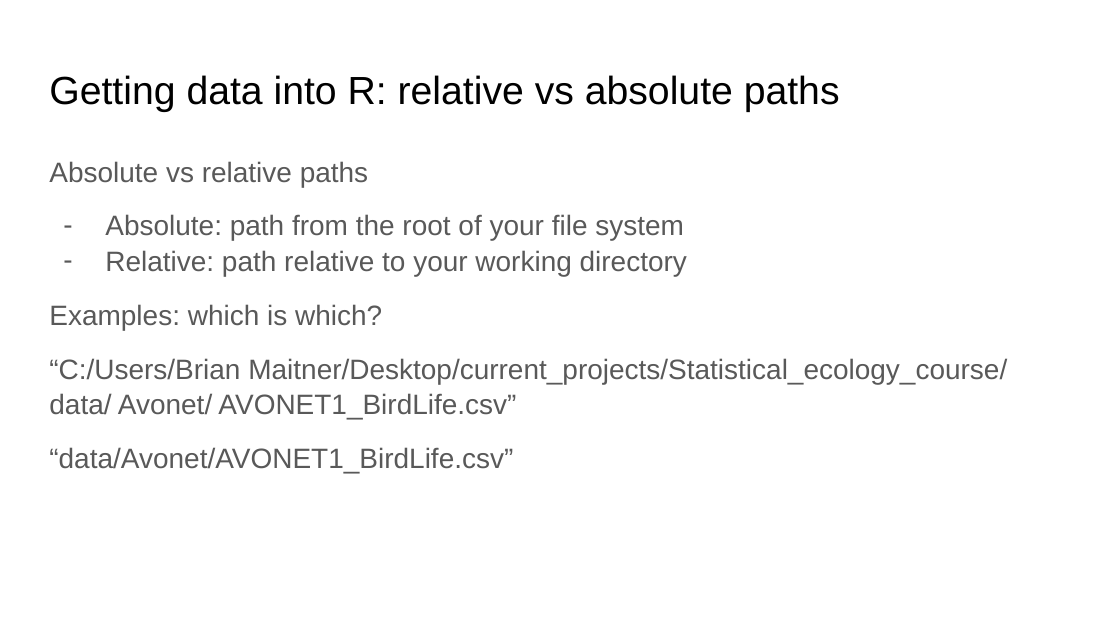
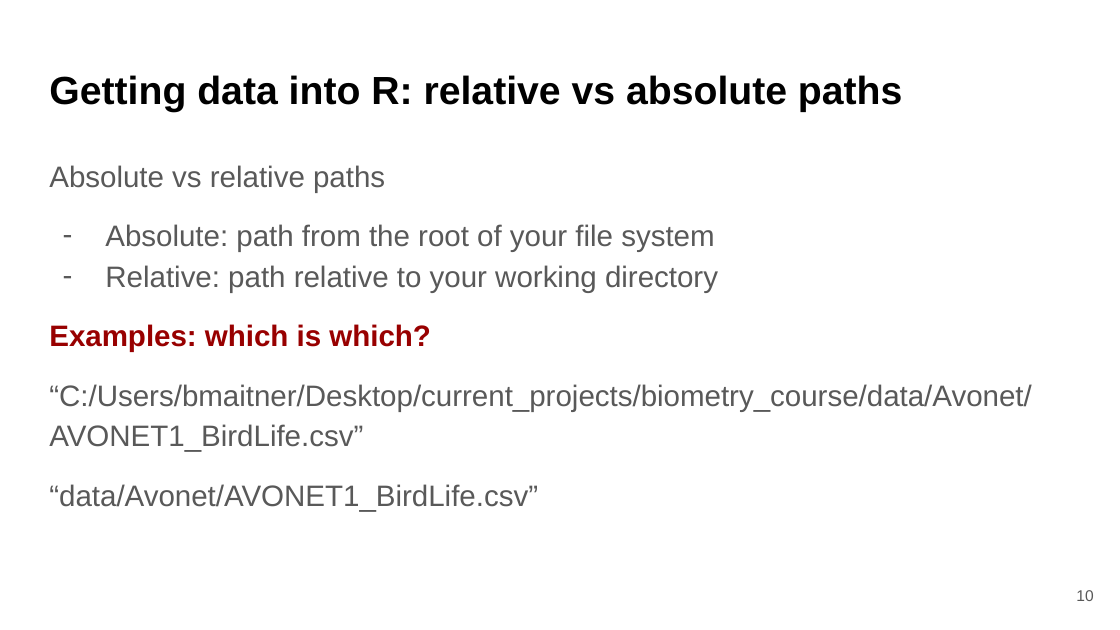
Before and after one commit to bmaitner/biometry_course, a slide deck: slide 10 of lectures/Lecture_04_intro_to_data_in_R.pptx (slide 8 before the commit). Drawn at 1120x630 pixels with LibreOffice and Linux fonts; fonts in the diff are those of the drawing. Boxes give left, top, right and bottom in pixels: in the first picture for what was removed or moved away, otherwise in the second. Text is boxed around its words. In the diff, an @@ line names an element or a change of style, - is before the commit and + after.

```diff
--- a/lectures/Lecture_04_intro_to_data_in_R.pptx
+++ b/lectures/Lecture_04_intro_to_data_in_R.pptx
@@ title "Getting data into R: relative ..." at <box>49,75,902,112</box>: bold on @@
@@ text at <box>49,165,718,511</box>: size 18 to 19 pt in "Absolute vs relative paths", "Absolute: path from the root of your ...", "Relative: path relative to your working directory", "Examples: which is which?" and 1 more places; text colour #595959 to #980000, bold on in "Examples: which is which?"; line spacing 1.05 to 1.15; more space between paragraphs @@
@@ text at <box>49,384,1031,452</box>: text changed; size 18 to 19 pt @@
-“C:/Users/Brian Maitner/Desktop/current_projects/Statistical_ecology_course/ data/ Avonet/ AVONET1_BirdLife.csv”
+“C:/Users/bmaitner/Desktop/current_projects/biometry_course/data/Avonet/AVONET1_BirdLife.csv”
@@ page number added at <box>1076,590,1093,601</box>, 10 pt, text #595959 @@
+10
```
Also in this commit, not shown: 28 other slides changed, 21 slides added, 1 slide removed, 2 other files.
